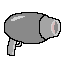
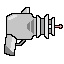
Revision of a layered 64px x 64px image; what changed, layer by layer:
added layer "Layer 2" above "Layer 1 copy" over [4, 7, 63, 55]
hid "Layer 1 copy", painted on it over [4, 12, 61, 55]
